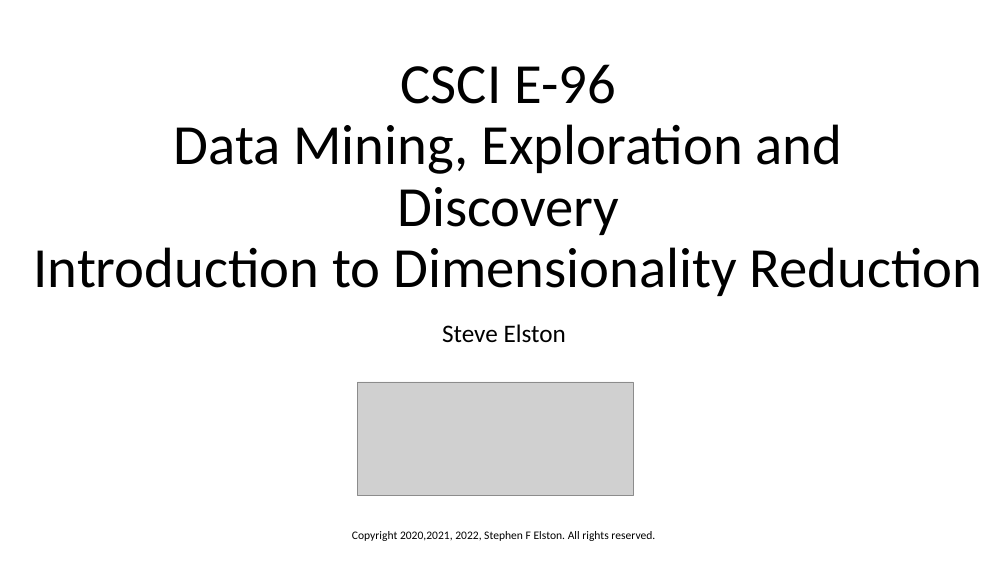
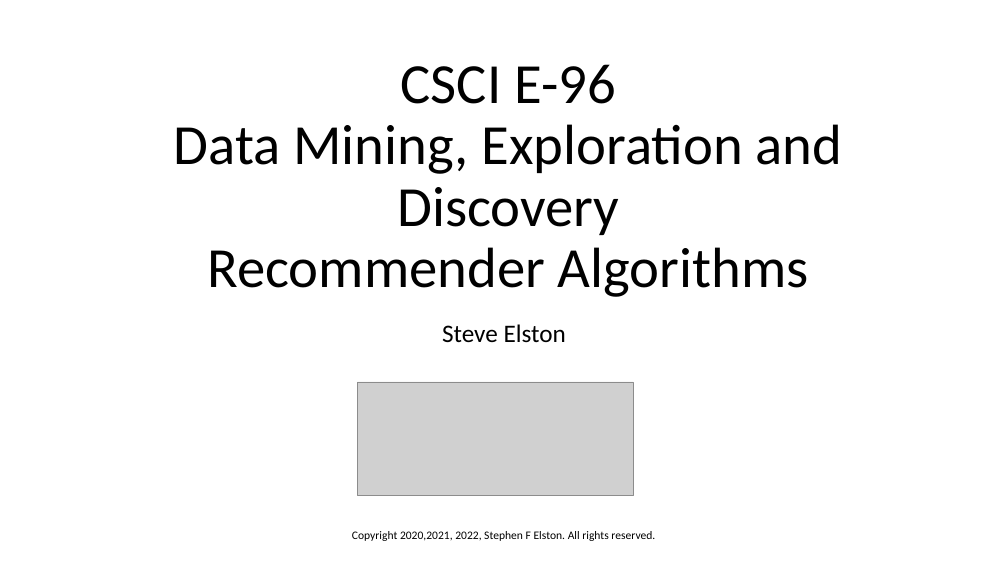
Before and after one commit to StephenElston/CSCI-E-108, a slide deck: slide 1 of slides/8_RecommenderSystems.pptx. Drawn at 1008x567 pixels with LibreOffice and Linux fonts; fonts in the diff are those of the drawing; grey boxes stand for pictures. Boxes give left, top, right and bottom in pixels: in the first picture for what was removed or moved away, otherwise in the second. Text is boxed around its words. In the diff, an @@ line names an element or a change of style, - is before the commit and + after.

Commit message:
Corrected typos in slides

```diff
--- a/slides/8_RecommenderSystems.pptx
+++ b/slides/8_RecommenderSystems.pptx
@@ title at (x1=174, y1=64, x2=843, y2=297): text changed @@
-CSCI E-96
-Data Mining, Exploration and
-Discovery
-Introduction to Dimensionality Reduction
+CSCI E-96
+Data Mining, Exploration and
+Discovery
+Recommender Algorithms
```
Also in this commit, not shown: 9 other slides changed, 1 slide removed.
